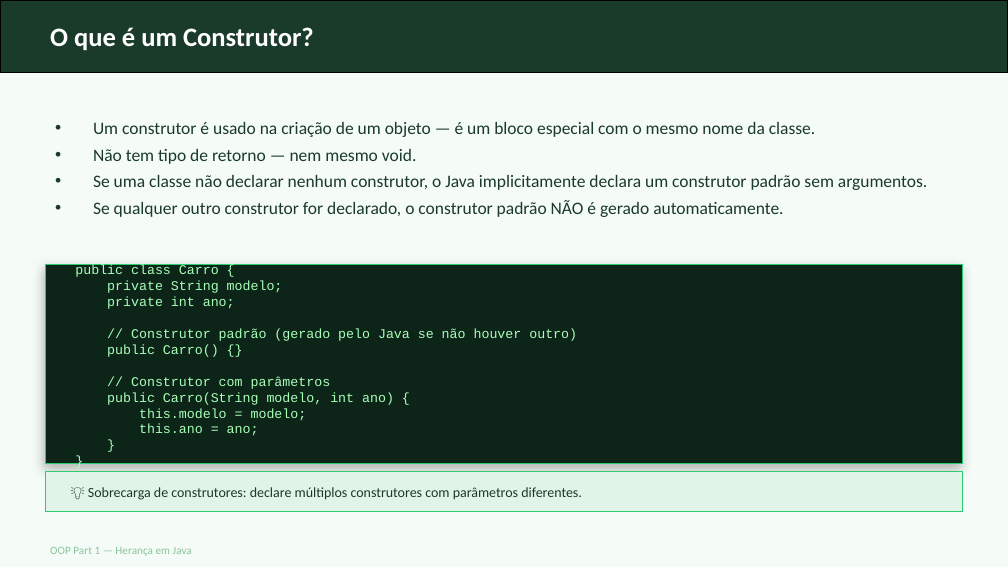
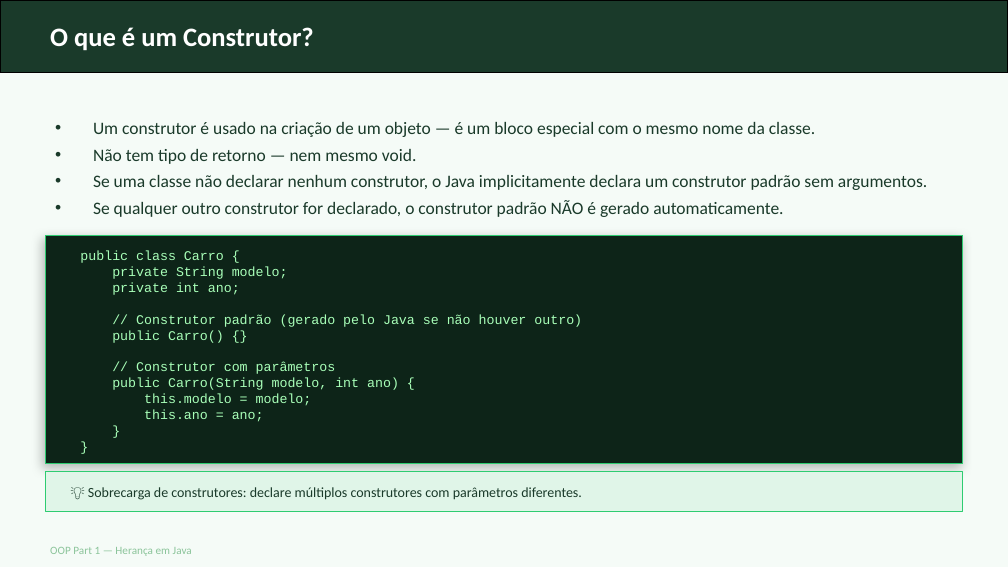
Before and after one commit to GustavoJ-dev/JavaStudiesHub, a slide deck: slide 8 of src/module05/content/OOP-Part1-Heranca-Java.pptx. Drawn at 1008x567 pixels with LibreOffice and Linux fonts; fonts in the diff are those of the drawing. Boxes give left, top, right and bottom in pixels: in the first picture for what was removed or moved away, otherwise in the second. Text is boxed around its words. In the diff, an @@ line names an element or a change of style, - is before the commit and + after.

```diff
--- a/src/module05/content/OOP-Part1-Heranca-Java.pptx
+++ b/src/module05/content/OOP-Part1-Heranca-Java.pptx
@@ rectangle: place and size @@
-rectangle at [45,264,963,464]
+rectangle at [45,235,963,464]
@@ text "public class Carro {": place and size @@
-text "public class Carro {" at [75,264,577,436]
+text "public class Carro {" at [80,250,582,422]
```
Also in this commit, not shown: 15 other files.
